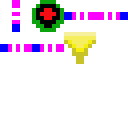
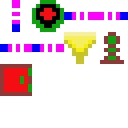
The second 128×128 image is a revision of the first. Changes to its layers:
painted on "Background" over [left=0, top=32, right=124, bottom=96]
